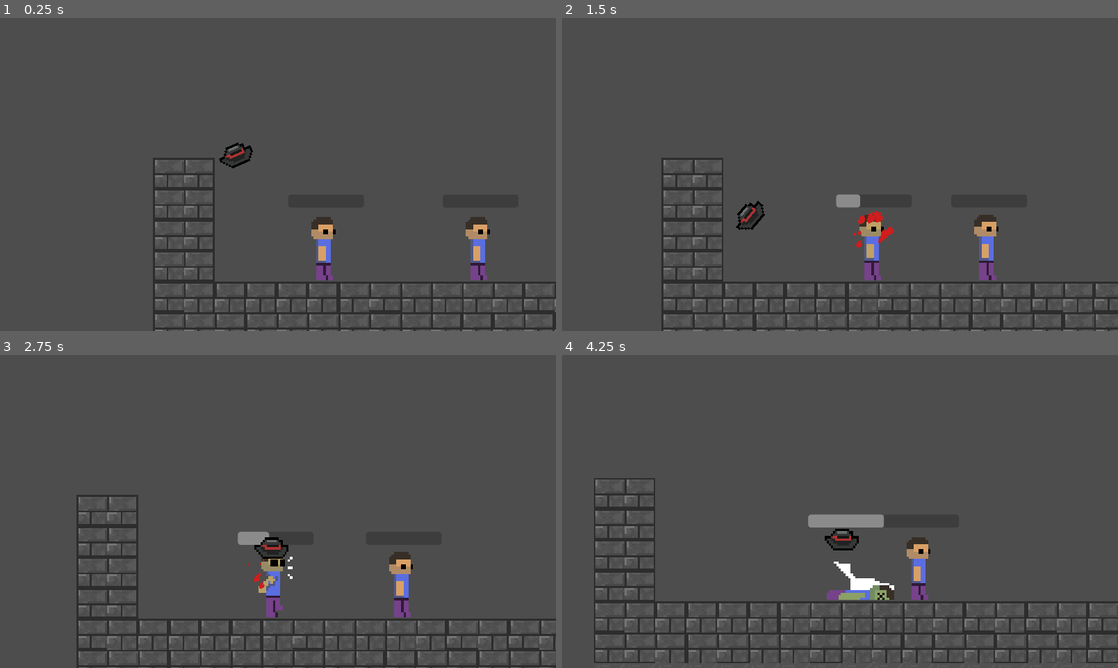
Above: before the commit, frames 1-4 (two rows, left to right).
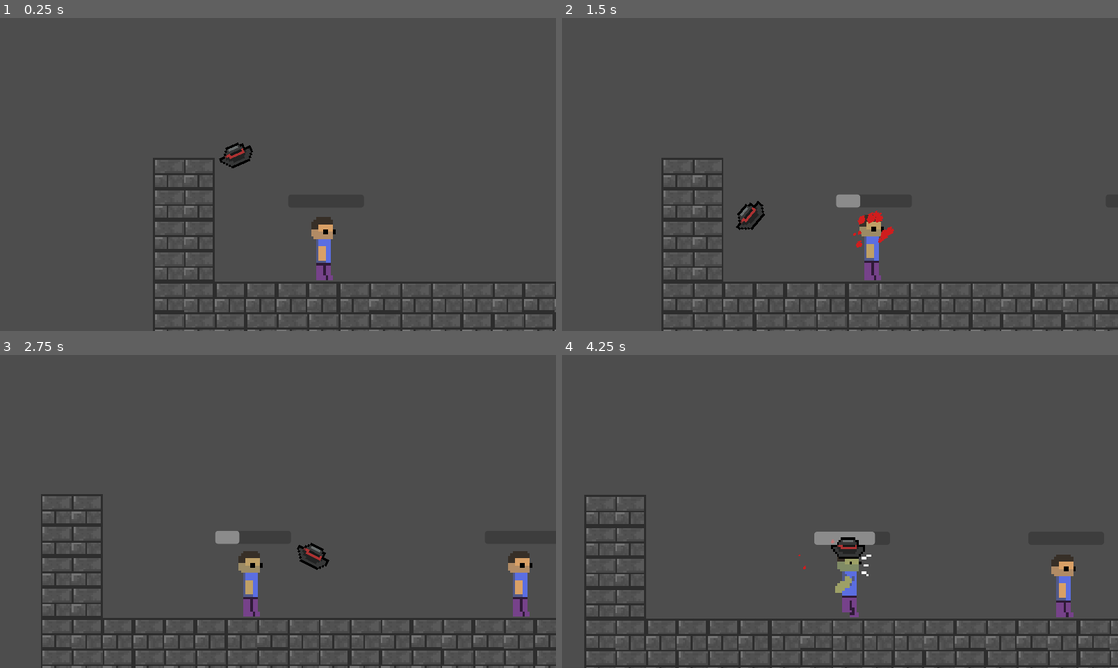
Above: after the commit, the same moments.

Repository: AgustinMeneses/Hat-Game
Game: Godot game, scene res://world/world/scenes/world.tscn
Two runs of this game, one before a commit and one after it. Both use one fixed random seed, a clock stepped at 60 frames per second and the inputs below.
Inputs (mouse positions are in pixels of both pictures, inside the frame that each line leads up to):
- Up to frame 1 (0.25 s): no input
- Up to frame 2 (1.5 s): move the mouse to (962, 158) at 0.52 s; press the mouse at (962, 158) at 0.53 s; hold Right (Right) from 0.53 s (still down); move the mouse to (728, 190) at 1.27 s; release the mouse at (728, 190) at 1.28 s; click (728, 190) at 1.35 s
- Up to frame 3 (2.75 s): move the mouse to (333, 442) at 2.02 s; release Right (Right) at 2.03 s; press the mouse at (333, 442) at 2.03 s; hold A (Left) from 2.03 s (still down)
- Up to frame 4 (4.25 s): move the mouse to (812, 574) at 2.77 s; release A (Left) at 2.78 s; release the mouse at (812, 574) at 2.78 s; hold Right (Right) from 2.78 s (still down); click (812, 574) at 2.85 s; move the mouse to (1006, 558) at 3.52 s; press the mouse at (1006, 558) at 3.53 s

The runs differ from the first frame. In frame 1, 0.6% of the frame differs, in the area x 83-89%, y 63-84%; in frame 2, 0.6%; in frame 3, 10%; in frame 4, 13%, in the area x 4-100%, y 39-100%.

Commit message:
Add files via upload

Diff:
--- a/project.godot
+++ b/project.godot
@@ -27,6 +27,7 @@
 
 folder_colors={
 "res://Assets/": "red",
+"res://Shaders/": "red",
 "res://world/": "orange"
 }
 
--- a/world/Rooms/Scripts/room_1.gd
+++ b/world/Rooms/Scripts/room_1.gd
@@ -1,10 +1,18 @@
 extends Node2D
 @export var collision_area : Area2D
+@onready var markers = $Markers.get_children()
 var level
+var persons : PackedScene = preload("res://world/person/scenes/person.tscn")
 
 func _ready():
 	level = get_tree().get_first_node_in_group("Level")
 	$"Collision Area".connect("body_entered", body_entered)
+	for i in markers:
+		if randi_range(0,3) == 1:
+			print("hola")
+			var person = persons.instantiate()
+			add_child(person)
+			person.global_position = i.global_position
 
 func body_entered(_body):
 	level.more_rooms()
--- a/world/Rooms/room_1.tscn
+++ b/world/Rooms/room_1.tscn
@@ -11,7 +11,7 @@
 collision_area = NodePath("Collision Area")
 
 [node name="TileMap" parent="." instance=ExtResource("1_68hhp")]
-layer_0/tile_data = PackedInt32Array(-65522, 786434, 16, -13 …(1829 unchanged characters)… 057, 524290, 12, -262160, 1048578, 16, -262151, 0, 65536, -327679, 0, 65536, -327670, 0, 65536, -131088, 1048578, 16, -196624, 1048578, 16, -327696, 1048578, 16, -131089, 524290, 16, -196625, 524290, 16, -262161, 524290, 16, -327697, 524290, 16, -262156, 0, 65536, 16, 786434, 20, -65520, 1048578, 16, -131056, 1048578, 16)
+layer_0/tile_data = PackedInt32Array(-65522, 786434, 16, -13 …(1829 unchanged characters)… 057, 524290, 12, -262160, 1048578, 16, -327670, 0, 65536, -131088, 1048578, 16, -196624, 1048578, 16, -327696, 1048578, 16, -131089, 524290, 16, -196625, 524290, 16, -262161, 524290, 16, -327697, 524290, 16, -262156, 0, 65536, 16, 786434, 20, -65520, 1048578, 16, -131056, 1048578, 16, -327682, 0, 65536)
 
 [node name="Collision Area" type="Area2D" parent="."]
 collision_mask = 4
@@ -19,3 +19,14 @@
 [node name="CollisionShape2D" type="CollisionShape2D" parent="Collision Area"]
 position = Vector2(383.5, -642)
 shape = SubResource("RectangleShape2D_ojt11")
+
+[node name="Markers" type="Node2D" parent="."]
+
+[node name="Marker2D2" type="Marker2D" parent="Markers"]
+position = Vector2(407, -400)
+
+[node name="Marker2D3" type="Marker2D" parent="Markers"]
+position = Vector2(1032, -320)
+
+[node name="Marker2D4" type="Marker2D" parent="Markers"]
+position = Vector2(-408, -337)
--- a/world/Rooms/room_2.tscn
+++ b/world/Rooms/room_2.tscn
@@ -11,7 +11,7 @@
 collision_area = NodePath("Collision Area")
 
 [node name="TileMap" parent="." instance=ExtResource("1_t0sih")]
-layer_0/tile_data = PackedInt32Array(-131061, 786434, 20, -1 …(2821 unchanged characters)…  -327677, 0, 65536, -655349, 0, 65536, -458745, 0, 65536, -131075, 1048578, 16)
+layer_0/tile_data = PackedInt32Array(-131061, 786434, 20, -1 …(2821 unchanged characters)…  -327677, 0, 65536, -655349, 0, 65536, -131075, 1048578, 16)
 
 [node name="Collision Area" type="Area2D" parent="."]
 collision_mask = 4
@@ -19,3 +19,14 @@
 [node name="CollisionShape2D" type="CollisionShape2D" parent="Collision Area"]
 position = Vector2(383.5, -642)
 shape = SubResource("RectangleShape2D_derua")
+
+[node name="Markers" type="Node2D" parent="."]
+
+[node name="Marker2D" type="Marker2D" parent="Markers"]
+position = Vector2(516, -464)
+
+[node name="Marker2D2" type="Marker2D" parent="Markers"]
+position = Vector2(-30, -292)
+
+[node name="Marker2D4" type="Marker2D" parent="Markers"]
+position = Vector2(1059, -618)
--- a/world/Rooms/room_3.tscn
+++ b/world/Rooms/room_3.tscn
@@ -11,7 +11,7 @@
 collision_area = NodePath("Collision Area")
 
 [node name="TileMap" parent="." instance=ExtResource("2_kw668")]
-layer_0/tile_data = PackedInt32Array(-65522, 786434, 16, -13 …(2319 unchanged characters)… 6605, 524290, 16, -262141, 524290, 16, -196625, 0, 65536, -327692, 0, 65536, -196614, 0, 65536, -327682, 0, 65536, -262143, 0, 65536, -393208, 0, 65536, -262130, 0, 65536)
+layer_0/tile_data = PackedInt32Array(-65522, 786434, 16, -13 …(2319 unchanged characters)… 6605, 524290, 16, -262141, 524290, 16, -327692, 0, 65536, -393208, 0, 65536, -262143, 0, 65536)
 
 [node name="Collision Area" type="Area2D" parent="."]
 collision_mask = 4
@@ -19,3 +19,17 @@
 [node name="CollisionShape2D" type="CollisionShape2D" parent="Collision Area"]
 position = Vector2(383.5, -642)
 shape = SubResource("RectangleShape2D_053g2")
+
+[node name="Markers" type="Node2D" parent="."]
+
+[node name="Marker2D" type="Marker2D" parent="Markers"]
+position = Vector2(-1052, -274)
+
+[node name="Marker2D2" type="Marker2D" parent="Markers"]
+position = Vector2(-92, -400)
+
+[node name="Marker2D3" type="Marker2D" parent="Markers"]
+position = Vector2(931, -275)
+
+[node name="Marker2D4" type="Marker2D" parent="Markers"]
+position = Vector2(-525, -304)
--- a/world/player/scripts/hat.gd
+++ b/world/player/scripts/hat.gd
@@ -3,7 +3,7 @@
 @export var life : float = 20
 @export var DAMAGE : float = 0.5
 
-var draining_speed = 0.05
+var draining_speed = 0.08
 var jump_force = 400
 var can_jump = false
 var is_on_person = false
@@ -41,9 +41,9 @@
 			return
 	else:
 		global_position = person.collision.global_position
-		life += 0.02
+		life += 0.06
 		if life >= 20:
 			life = 20
 
 func _ded():
-	queue_free()
+	set_process(false)
